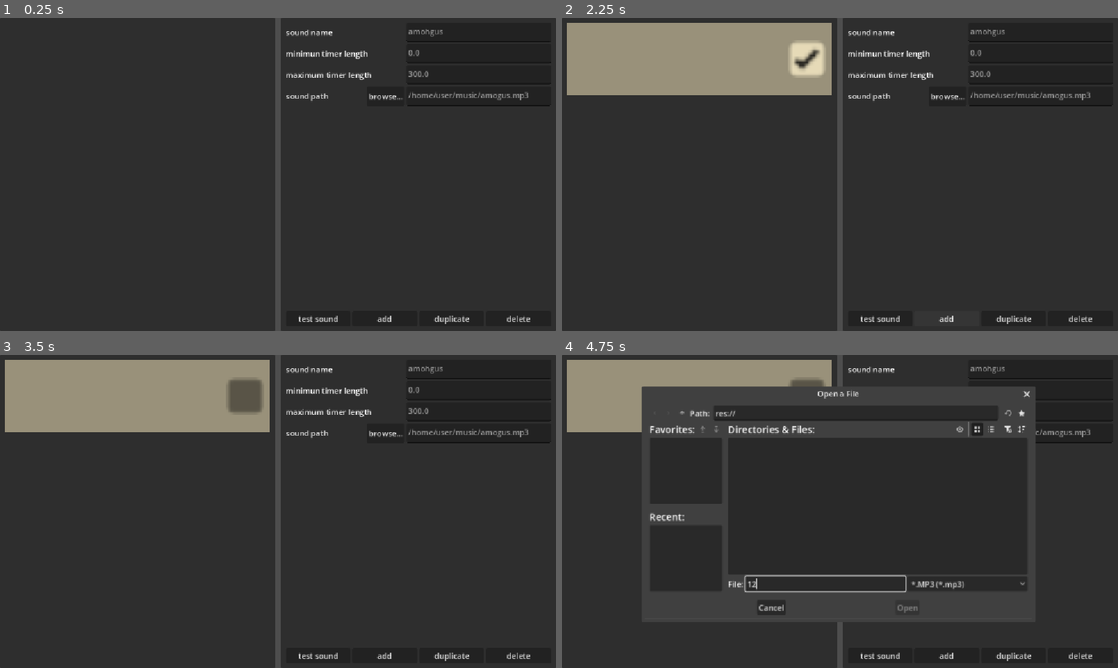
Above: before the commit, frames 1-4 (two rows, left to right).
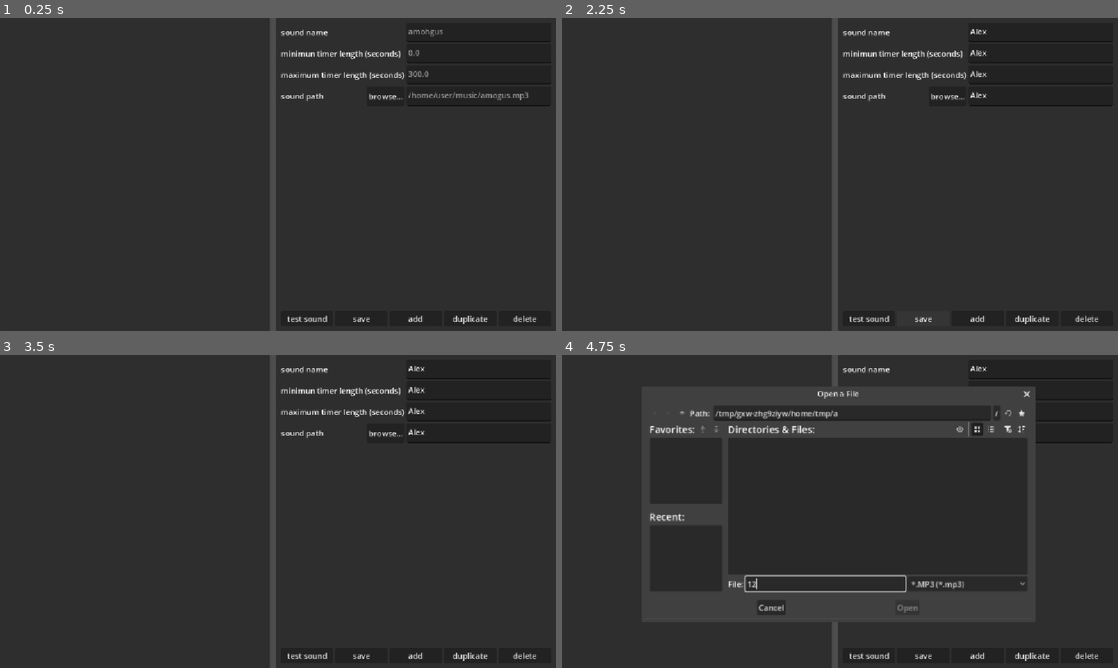
Above: after the commit, the same moments.

Repository: queniaVT/occasional-interrupter
Game: Godot game, scene res://main.tscn
Same seed, same stepped clock (60 frames per second), same inputs: the game is played once before the commit and once after it.
Inputs (mouse positions are in pixels of both pictures, inside the frame that each line leads up to):
- Up to frame 1 (0.25 s): no input
- Up to frame 2 (2.25 s): click (1040, 33) at 0.52 s; type "Alex" at 0.6 s; click (1040, 52) at 0.75 s; type "Alex" at 0.83 s; click (1040, 74) at 0.98 s; type "Alex" at 1.07 s; click (1040, 96) at 1.27 s; type "Alex" at 1.35 s; click (923, 318) at 2 s, where only the run after the commit has a clickable "save"
- Up to frame 3 (3.5 s): click (244, 395) at 2.77 s
- Up to frame 4 (4.75 s): click "browse..." at 3.5 s; click (823, 583) at 4.27 s; type "12" at 4.35 s

The runs differ from the first frame. In frame 1, 3.0% of the frame differs, in the area x 48-97%, y 0-100%; in frame 2, 14%; in frame 3, 14%, in the area x 0-97%, y 0-100%; in frame 4, 7.5%.

Commit message:
added saving system

Diff:
--- a/main.gd
+++ b/main.gd
@@ -9,9 +9,27 @@
 
 const soundScene = preload("res://sound.tscn")
 var selectedSound: Control = null
+var savePath = "user://data.json"
 
 func _ready() -> void:
-	pass
+	if !FileAccess.file_exists(savePath): return
+	var file := FileAccess.open(savePath, FileAccess.READ)
+	var jsonText := file.get_as_text()
+	file.close()
+	var result: Variant = JSON.parse_string(jsonText)
+	if typeof(result) != TYPE_DICTIONARY: return
+	var soundData = result.get("sounds", [])
+	if typeof(soundData) != TYPE_ARRAY: return
+	for sound in soundData:
+		var instance = soundScene.instantiate()
+		instance.enabled = sound.enabled
+		instance.soundName = sound.soundName
+		instance.minTimer = sound.minTimer
+		instance.maxTimer = sound.maxTimer
+		instance.soundPath = sound.soundPath
+		soundContainer.add_child(instance)
+		instance.set_selected(true)
+		_on_sound_selected(instance)
 
 func _on_sound_selected(sound: Control) -> void:
 	selectedSound = sound
@@ -55,3 +73,19 @@
 
 func _on_file_dialog_file_selected(path: String) -> void:
 	soundPathBox.text = path
+
+func _on_save_pressed() -> void:
+	var soundData = []
+	for sound in soundContainer.get_children():
+		soundData.push_back({
+			"enabled": sound.enabled,
+			"soundName": sound.soundName,
+			"minTimer": sound.minTimer,
+			"maxTimer": sound.maxTimer,
+			"soundPath": sound.soundPath
+		})
+	var data := {"sounds": soundData}
+	var jsonText := JSON.stringify(data, "\t")
+	var file := FileAccess.open(savePath, FileAccess.WRITE)
+	file.store_string(jsonText)
+	file.close()
--- a/main.tscn
+++ b/main.tscn
@@ -74,7 +74,7 @@
 [node name="Label" type="Label" parent="HSplitContainer/options/MarginContainer/VBoxContainer/minTimer" unique_id=212170464]
 layout_mode = 2
 size_flags_horizontal = 2
-text = "minimun timer length"
+text = "minimun timer length (seconds)"
 
 [node name="TextEdit" type="TextEdit" parent="HSplitContainer/options/MarginContainer/VBoxContainer/minTimer" unique_id=423750164]
 custom_minimum_size = Vector2(300, 40)
@@ -89,7 +89,7 @@
 [node name="Label" type="Label" parent="HSplitContainer/options/MarginContainer/VBoxContainer/maxTimer" unique_id=373480978]
 layout_mode = 2
 size_flags_horizontal = 2
-text = "maximum timer length"
+text = "maximum timer length (seconds)"
 
 [node name="TextEdit" type="TextEdit" parent="HSplitContainer/options/MarginContainer/VBoxContainer/maxTimer" unique_id=1602716183]
 custom_minimum_size = Vector2(300, 40)
@@ -125,6 +125,11 @@
 size_flags_horizontal = 3
 text = "test sound"
 
+[node name="save" type="Button" parent="HSplitContainer/options/MarginContainer/HBoxContainer" unique_id=268187065]
+layout_mode = 2
+size_flags_horizontal = 3
+text = "save"
+
 [node name="add" type="Button" parent="HSplitContainer/options/MarginContainer/HBoxContainer" unique_id=1170518367]
 layout_mode = 2
 size_flags_horizontal = 3
@@ -145,9 +150,11 @@
 title = "select sound path"
 position = Vector2i(0, 36)
 file_mode = 0
+access = 2
 
 [connection signal="pressed" from="HSplitContainer/options/MarginContainer/VBoxContainer/soundPath/browse" to="." method="_on_browse_pressed"]
 [connection signal="pressed" from="HSplitContainer/options/MarginContainer/HBoxContainer/test" to="." method="_on_test_pressed"]
+[connection signal="pressed" from="HSplitContainer/options/MarginContainer/HBoxContainer/save" to="." method="_on_save_pressed"]
 [connection signal="pressed" from="HSplitContainer/options/MarginContainer/HBoxContainer/add" to="." method="_on_add_pressed"]
 [connection signal="pressed" from="HSplitContainer/options/MarginContainer/HBoxContainer/dupe" to="." method="_on_dupe_pressed"]
 [connection signal="pressed" from="HSplitContainer/options/MarginContainer/HBoxContainer/del" to="." method="_on_del_pressed"]
--- a/sound.gd
+++ b/sound.gd
@@ -39,7 +39,8 @@
 	modulate = Color(1, 1, 1) if !soundSelected else Color(1, 0.95, 0.8)
 
 func _ready() -> void:
-	enabled = checkBox.button_pressed
+	if enabled: checkBox.button_pressed = true
+	if !enabled: checkBox.button_pressed = false
 	while enabled:
 		minTimerFloat = stringToFloat(minTimer)
 		maxTimerFloat = stringToFloat(maxTimer)
@@ -48,7 +49,6 @@
 		playSound()
 
 func _process(_delta: float) -> void:
-	#enabled = checkBox.button_pressed
 	label.text = soundName
 
 func _on_check_box_toggled(value: bool) -> void:
